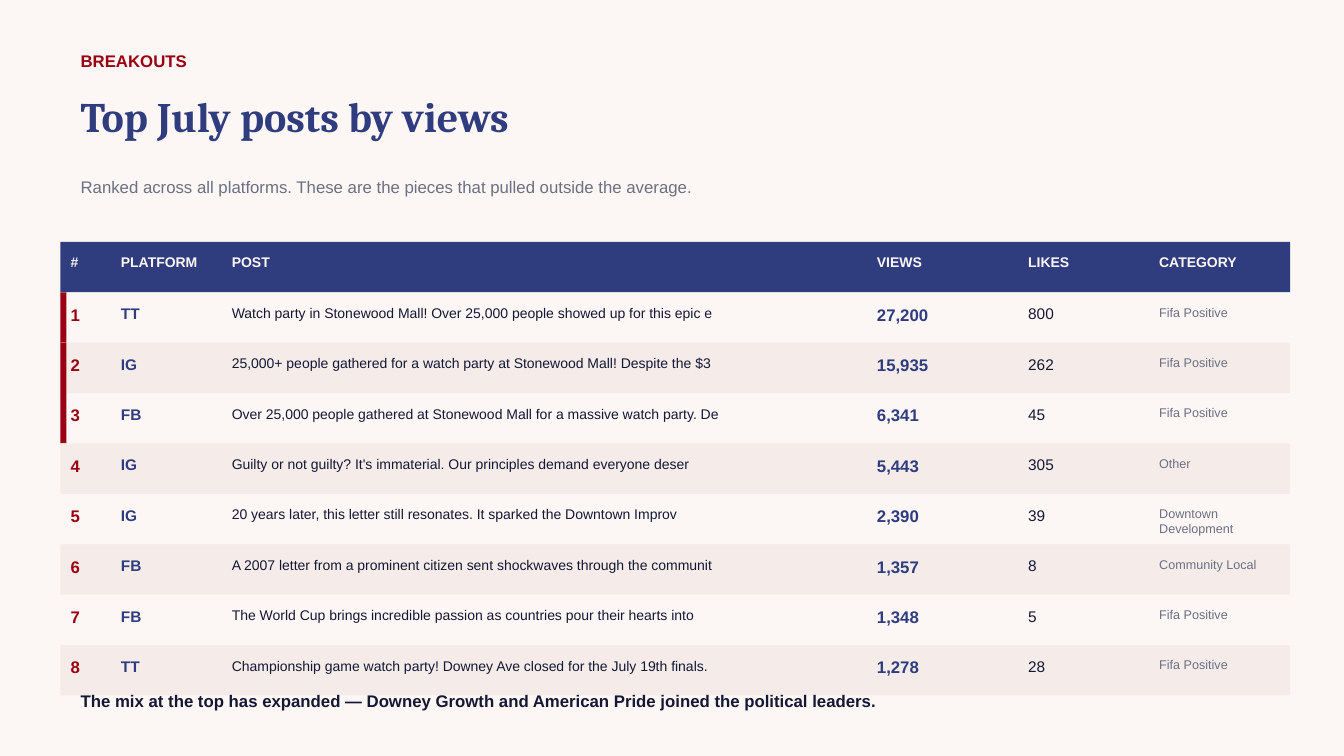
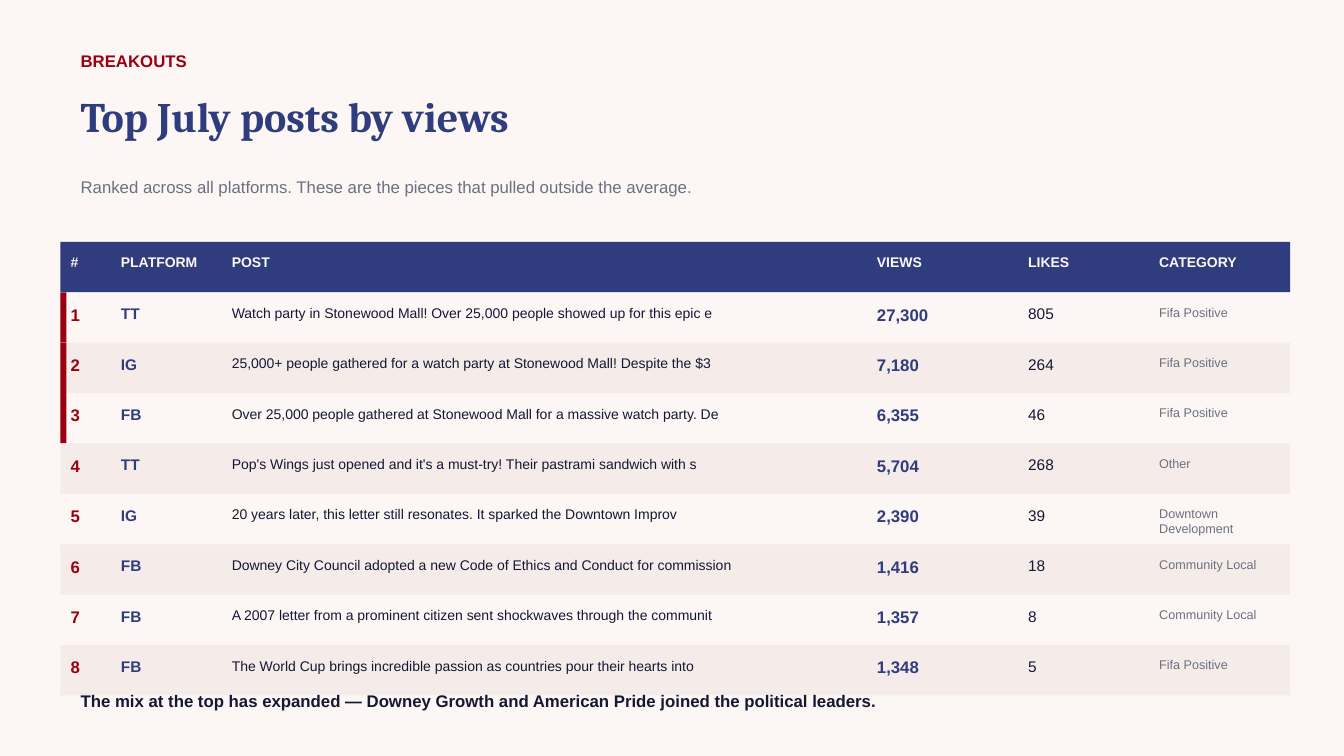
Before and after one commit to zvmmer/talking-downey-kpis, a slide deck: slide 5 of MONTHLY_REPORT_2026-07.pptx. Drawn at 1344x756 pixels with LibreOffice and Linux fonts; fonts in the diff are those of the drawing. Boxes give left, top, right and bottom in pixels: in the first picture for what was removed or moved away, otherwise in the second. Text is boxed around its words. In the diff, an @@ line names an element or a change of style, - is before the commit and + after.

```diff
--- a/MONTHLY_REPORT_2026-07.pptx
+++ b/MONTHLY_REPORT_2026-07.pptx
@@ text at [877,309,928,324]: text changed @@
-27,200
+27,300
@@ text at [1028,308,1054,319]: text changed @@
-800
+805
@@ text at [877,359,919,374]: text changed @@
-15,935
+7,180
@@ text at [1028,359,1054,370]: text changed @@
-262
+264
@@ text at [877,409,919,424]: text changed @@
-6,341
+6,355
@@ text at [1028,409,1045,420]: text changed @@
-45
+46
@@ text at [121,459,140,470]: text changed @@
-IG
+TT
@@ text at [232,459,697,472]: text changed @@
-Guilty or not guilty? It's immaterial. Our principles demand everyone deser
+Pop's Wings just opened and it's a must-try! Their pastrami sandwich with s
@@ text at [877,460,919,475]: text changed @@
-5,443
+5,704
@@ text at [1028,459,1054,470]: text changed @@
-305
+268
@@ text added at [232,560,732,573], 10 pt, text #141833 @@
+Downey City Council adopted a new Code of Ethics and Conduct for commission
@@ text at [877,561,919,576]: text changed @@
-1,357
+1,416
@@ text added at [1028,560,1045,571], 11 pt, text #141833 @@
+18
@@ text at [877,611,919,626]: text changed @@
-1,348
+1,357
@@ text at [1159,610,1256,622]: text changed @@
-Fifa Positive
+Community Local
@@ 4 texts: place and size @@
-4 texts at [232,560,1037,623]
+4 texts at [232,610,1037,674]
@@ text at [121,661,142,672]: text changed @@
-TT
+FB
@@ text removed at [232,661,707,674] @@
-Championship game watch party! Downey Ave closed for the July 19th finals.
@@ text at [877,661,919,676]: text changed @@
-1,278
+1,348
@@ text removed at [1028,661,1045,672] @@
-28
```
Also in this commit, not shown: 4 other slides changed, 5 other files.
